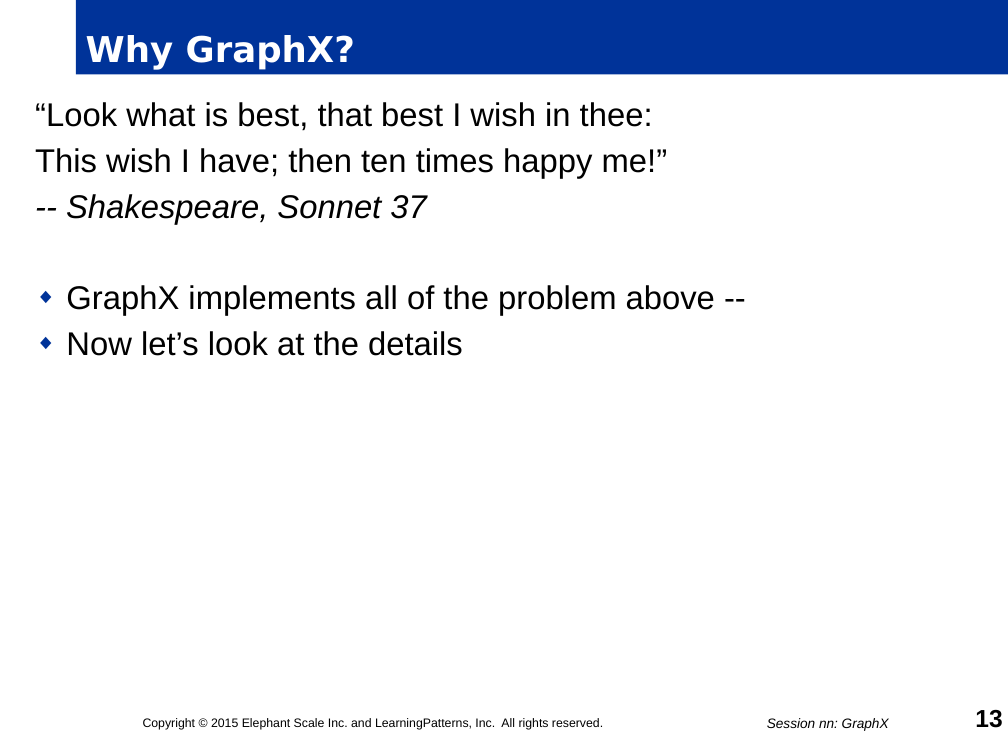
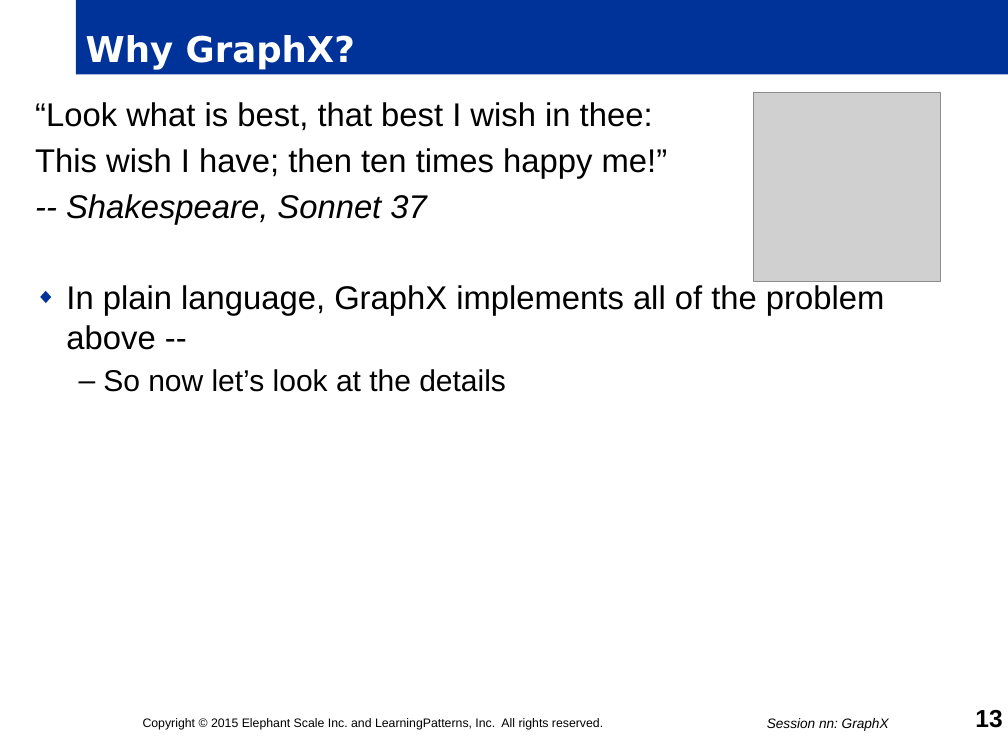
Before and after one commit to mattvinks/spark-labs, a slide deck: slide 13 of slides/nn_GraphX.pptm. Drawn at 1008x738 pixels with LibreOffice and Linux fonts; fonts in the diff are those of the drawing; grey boxes stand for pictures; background and template pictures are left out. Boxes give left, top, right and bottom in pixels: in the first picture for what was removed or moved away, otherwise in the second. Text is boxed around its words. In the diff, an @@ line names an element or a change of style, - is before the commit and + after.

Commit message:
shakespeare pic

```diff
--- a/slides/nn_GraphX.pptm
+++ b/slides/nn_GraphX.pptm
@@ picture added at (x1=753, y1=92, x2=941, y2=280) @@
@@ text at (x1=66, y1=285, x2=884, y2=392): text changed @@
-◆ GraphX implements all of the problem above --
-◆ Now let’s look at the details
+◆ In plain language, GraphX implements all of the problem above --
+  – So now let’s look at the details
```
